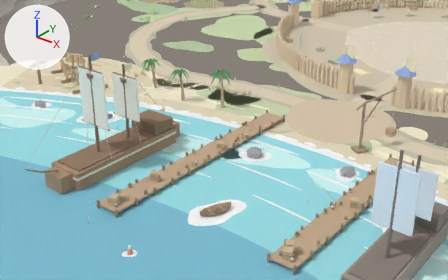
The glTF model assets/models/map_city_port.glb, before and after one commit.
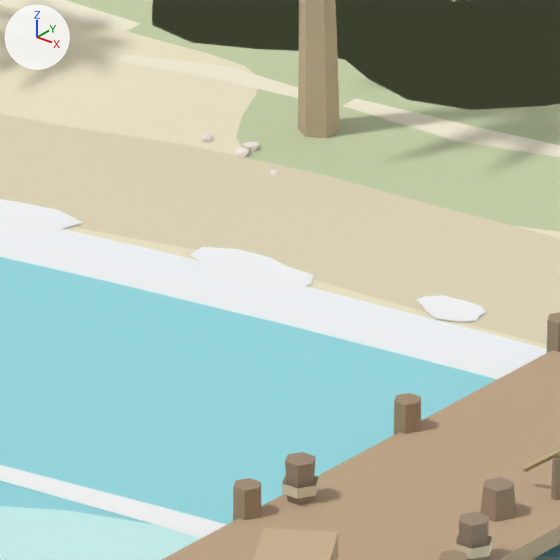
Each version is shown from a 50 mm camera at (41.8, -136.2, 39.8) aimed at (-11.9, -69.0, -1.8), then close up on the part from 44% to 54% of the width and 34% to 51% of the height. Lighting does not change. The marker at upper left points along +X, +Y and +Z. The older version's two pictures come first. Vertices at exactly the same position are counted once.

The older version as bpy lines, for what is in view:
```python
me_det_mesh_011 = bpy.data.meshes.new('det_mesh.011')
me_det_mesh_011.from_pydata(...)  # 931 vertices, 873 faces; spans x -54.0..62.0, y -83.7..-28.7, z 0.0
me_det_mesh_011.materials.append(mat_det_vcol_chao)
me_det_mesh_039 = bpy.data.meshes.new('det_mesh.039')
me_det_mesh_039.from_pydata(...)  # 161 vertices, 146 faces; spans x -32.9..4.9, y -86.7..-69.2, z 0.0
me_det_mesh_039.materials.append(mat_det_vcol_chao)
me_det_mesh_064 = bpy.data.meshes.new('det_mesh.064')
me_det_mesh_064.from_pydata(...)  # 159 vertices, 211 faces; spans x -9.6..-3.1, y -72.0..-43.8, z 0.0..8.6
me_det_mesh_064.materials.append(mat_det_vcol)
ob_z_city_port_det_chao_0_1 = bpy.data.objects.new('Z_city_port_det_chao_0_1', me_det_mesh_011)
ob_z_city_port_det_chao_0_1.location = (0.0, 0.0, 0.0)
ob_z_city_port_det_chao__1_2 = bpy.data.objects.new('Z_city_port_det_chao_-1_2', me_det_mesh_039)
ob_z_city_port_det_chao__1_2.location = (0.0, 0.0, 0.0)
ob_z_city_port_det_obj__1_1 = bpy.data.objects.new('Z_city_port_det_obj_-1_1', me_det_mesh_064)
ob_z_city_port_det_obj__1_1.location = (0.0, 0.0, 0.0)
# also in view: 'Z_city_port_det_alto_7_0' at (-17.4, -63.1, 3.3); 'Z_city_port_det_chao_-1_1' at (-13.7, -51.6, 0.0); 'Z_city_port_espuma_mar' at (-0.4, -172.2, 0.0); 'Z_city_port_agua_mar' at (0.0, -172.0, 0.0); 'Z_city_port_cais_oeste_estaca_4_1' at (-9.6, -73.7, 0.4)
```
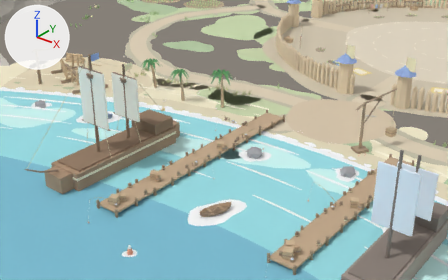
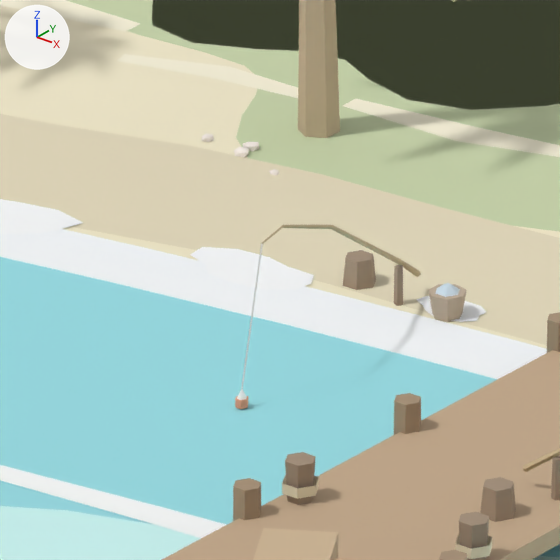
Diff of the bpy script that builds the scene:
```diff
--- a/assets/models/map_city_port.glb.py
+++ b/assets/models/map_city_port.glb.py
@@ me_det_mesh_064 @@
 # used by ob_z_city_port_det_obj__1_1; location = (0.0, 0.0, 0.0)
-me_det_mesh_064.from_pydata(...)  # 159 vertices, 211 faces; spans x -9.6..-3.1, y -72.0..-43.8, z 0.0..8.6
+me_det_mesh_064.from_pydata(...)  # 252 vertices, 341 faces; spans x -14.1..-3.1, y -72.0..-43.8, z 0.0..8.6
+# me_det_mesh_064 part 1: the loose piece of 10 vertices spanning x -7.0..-6.8, y -71.1..-70.9, z 0.7..1.2 is copied, and the copy is moved by (-6.1, 4.6, -0.7); it spans x -13.1..-12.9, y -66.5..-66.3, z 0.0..0.6
+# me_det_mesh_064 part 2: the loose piece of 20 vertices spanning x -7.4..-3.7, y -71.0, z 0.9..2.9 is copied, and the copy is turned -83 degrees about the z axis through its middle and scaled by 1.04, then moved by (-7.3, 3.2, -0.7); it spans x -13.1..-12.6, y -69.8..-65.9, z 0.2..2.2
+# me_det_mesh_064 part 3: the loose piece of 6 vertices spanning x -3.7..-3.2, y -71.0, z 0.3..2.9 is copied, and the copy is multiplied about its middle by the matrix ((0.727, 0.0, 0.119), (-0.031, 0.712, 0.188), (-0.115, -0.191, 0.703)), then moved by (-9.1, 1.0, -0.3); it spans x -12.6..-12.5, y -70.3..-69.8, z 0.3..2.2
+# me_det_mesh_064 part 4: the loose piece of 12 vertices spanning x -7.1..-6.7, y -70.4..-70.1, z 1.0..1.2 is copied, and the copy is scaled about its middle by (0.529, 0.529, 1), then moved by (-5.6, 0.0, -1.0); it spans x -12.6..-12.4, y -70.3..-70.2, z 0.1..0.2
+# me_det_mesh_064 part 5: the loose piece of 7 vertices spanning x -3.3..-3.1, y -71.1..-70.9, z 0.2..0.3 is copied, and the copy is moved by (-9.3, 0.7, 0.0); it spans x -12.6..-12.5, y -70.3..-70.2, z 0.2..0.3
+# me_det_mesh_064 part 6: the loose piece of 14 vertices spanning x -7.1..-6.6, y -70.5..-70.0, z 0.7..1.1 is copied, and the copy is moved by (-5.4, 3.9, -0.7); it spans x -12.5..-12.0, y -66.6..-66.1, z 0.0..0.4
+# me_det_mesh_064 part 7: the loose piece of 12 vertices spanning x -7.1..-6.7, y -70.4..-70.1, z 1.0..1.2 is copied, and the copy is moved by (-5.4, 3.9, -0.7); it spans x -12.5..-12.1, y -66.5..-66.1, z 0.3..0.5
+# me_det_mesh_064 part 8: the loose piece of 12 vertices spanning x -9.6..-9.2, y -67.2..-66.8, z 0.7..1.2 is copied, and the copy is moved by (-4.5, 0.8, -0.8); it spans x -14.1..-13.6, y -66.4..-66.0, z 0.0..0.4
 me_det_mesh_064.materials.append(mat_det_vcol)
```

Location of each change, [x1, y1, x2, y2] in pixels of the close-ups (560 x 560 px):
'Z_city_port_det_obj_-1_1', reshaped: before [480, 448, 560, 522]; after [235, 225, 560, 522]
part 1 of me_det_mesh_064, added: after [394, 265, 403, 306]
part 2 of me_det_mesh_064, added: after [262, 225, 421, 277]
part 3 of me_det_mesh_064, added: after [241, 243, 263, 389]
part 4 of me_det_mesh_064, added: after [235, 396, 248, 409]
part 5 of me_det_mesh_064, added: after [237, 389, 247, 400]
part 6 of me_det_mesh_064, added (beige): after [428, 284, 466, 322]
part 7 of me_det_mesh_064, added: after [435, 283, 460, 297]
part 8 of me_det_mesh_064, added (brown): after [343, 250, 376, 290]
